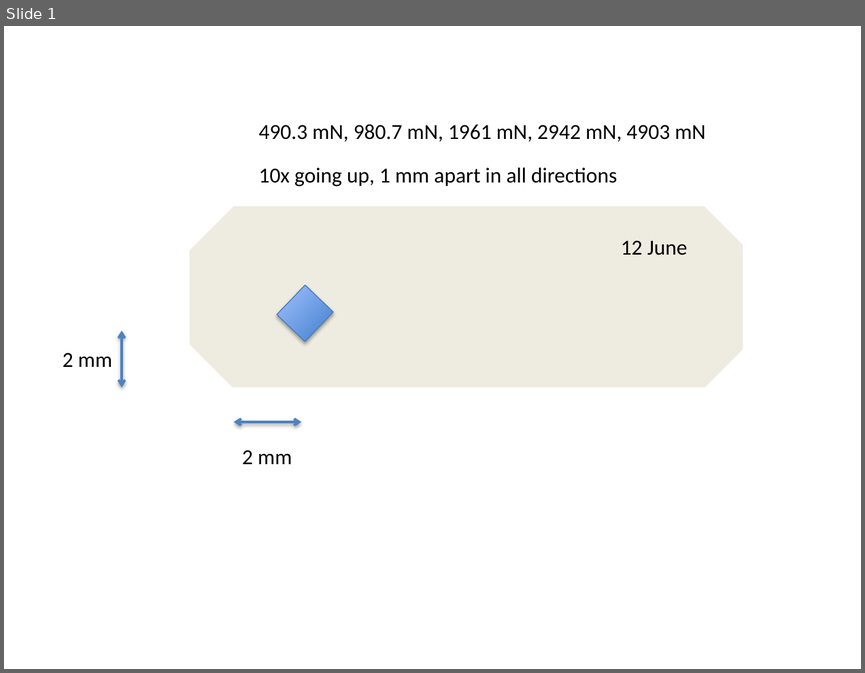
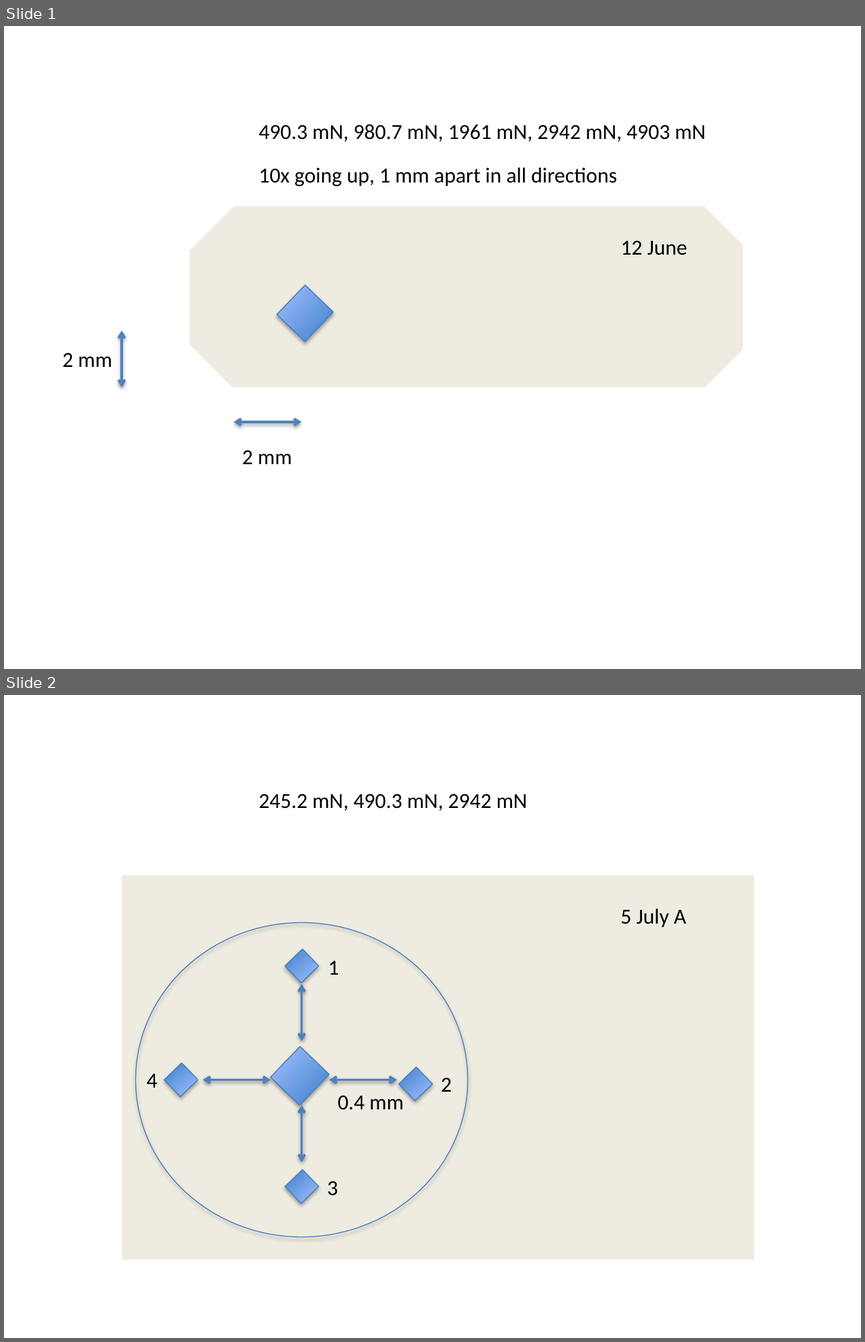
Before and after one commit to jLoven/hardness_test_area_detection, a slide deck: slide_diagram.pptx. Shown one above the other, each under a label of ours: slide 1 before the commit, slides 1 and 2 after it. The pictures are 865x673 and 865x1342 pixels, drawn with LibreOffice and Linux fonts; fonts in the diff are those of the drawing. Boxes give left, top, right and bottom in pixels: in the first picture for what was removed or moved away, otherwise in the second. Text is boxed around its words. In the diff, an @@ line names an element or a change of style, - is before the commit and + after.

```diff
--- a/slide_diagram.pptx
+++ b/slide_diagram.pptx
@@ slide 2 added at (4, 695, 861, 1338), background #FFFFFF @@
@@ text added at (259, 794, 527, 811), 18 pt, text #000000 @@
+245.2 mN, 490.3 mN, 2942 mN
@@ rectangle added at (122, 875, 755, 1259), fill #EEECE1 @@
@@ text added at (621, 909, 686, 927), 18 pt, text #000000 @@
+5 July A
@@ ellipse added at (136, 923, 468, 1238), outline #4B7EBC 0.75 pt @@
@@ rectangle added at (285, 949, 318, 982), fill gradient #3F80CE to #A4C4FF, outline #4B7EBC 0.75 pt @@
@@ text added at (328, 960, 339, 974), 18 pt, text #000000 @@
+1
@@ double arrow added from (301, 1040) to (301, 984), #4F81BD 2 pt @@
@@ rectangle added at (271, 1047, 329, 1105), fill gradient #3F80CE to #A4C4FF, outline #4B7EBC 0.75 pt @@
@@ text added at (147, 1073, 158, 1087), 18 pt, text #000000 @@
+4
@@ rectangle added at (164, 1063, 197, 1096), fill gradient #3F80CE to #A4C4FF, outline #4B7EBC 0.75 pt @@
@@ double arrow added from (203, 1080) to (271, 1080), #4F81BD 2 pt @@
@@ double arrow added from (329, 1080) to (397, 1080), #4F81BD 2 pt @@
@@ rectangle added at (398, 1067, 432, 1100), fill gradient #3F80CE to #A4C4FF, outline #4B7EBC 0.75 pt @@
@@ text added at (441, 1077, 451, 1091), 18 pt, text #000000 @@
+2
@@ text added at (338, 1095, 403, 1110), 18 pt, text #000000 @@
+0.4 mm
@@ double arrow added from (301, 1162) to (301, 1104), #4F81BD 2 pt @@
@@ rectangle added at (285, 1170, 318, 1203), fill gradient #3F80CE to #A4C4FF, outline #4B7EBC 0.75 pt @@
@@ text added at (327, 1181, 338, 1195), 18 pt, text #000000 @@
+3
```
Also in this commit, not shown: 6 other files.
